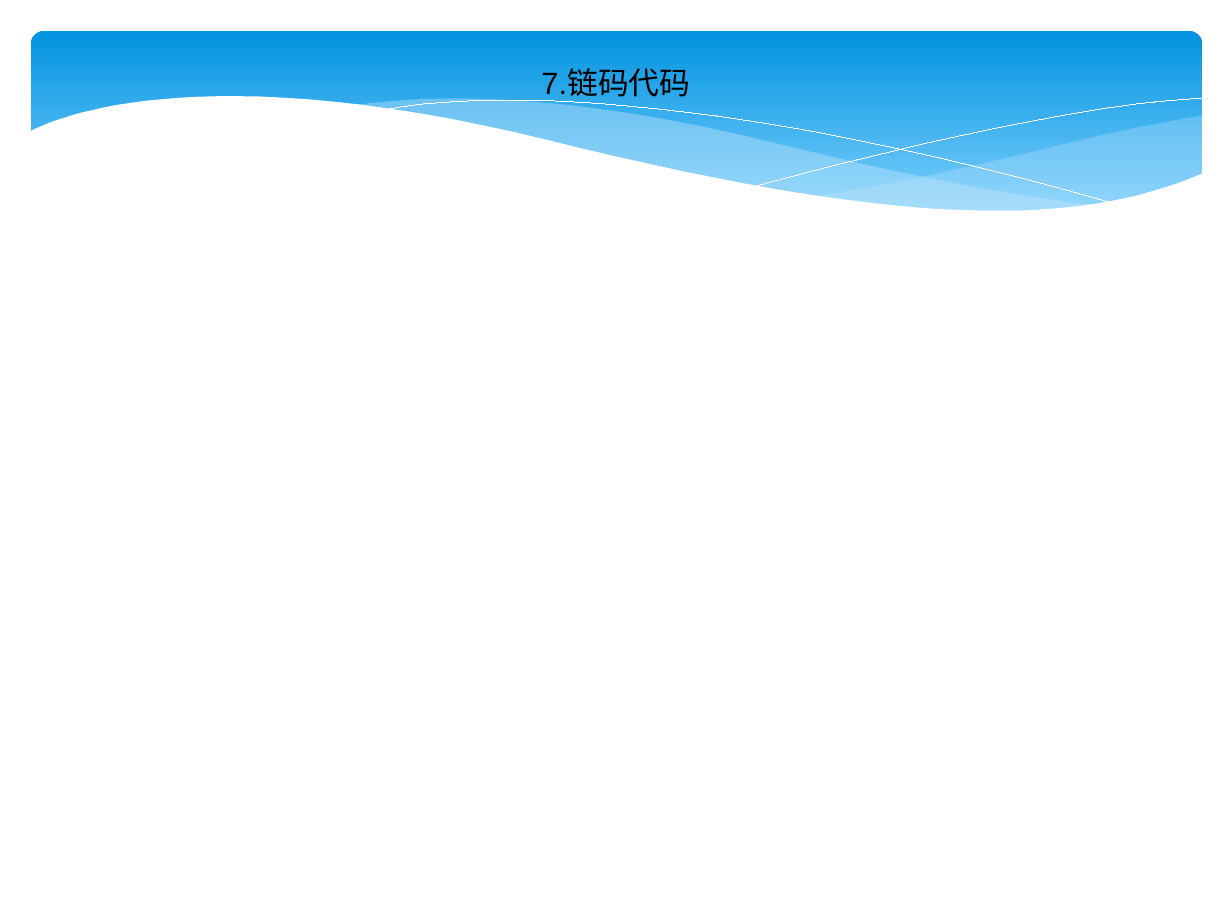
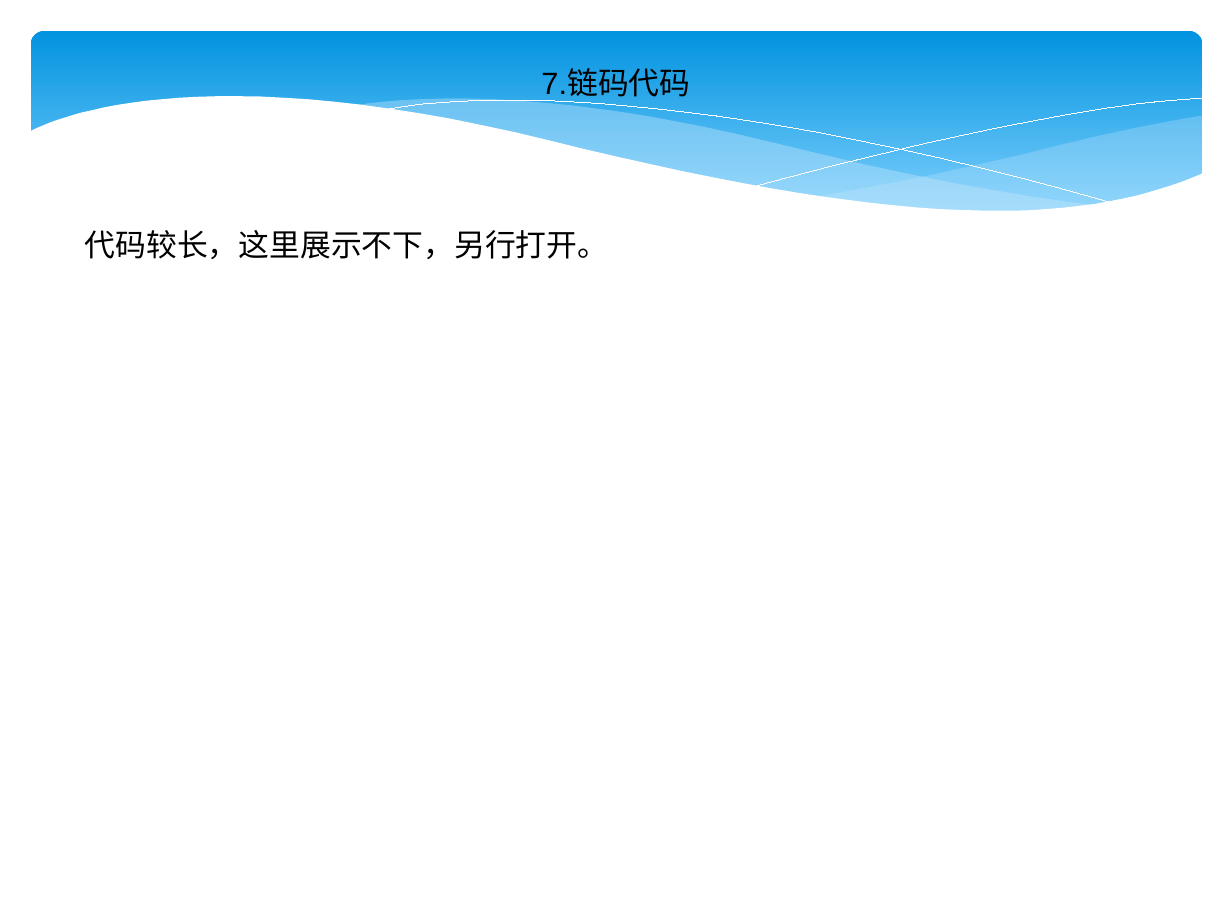
Before and after one commit to 382303784/hyperledger-fabric, a slide deck: slide 17 of fabric.ppt. Drawn at 1232x924 pixels with LibreOffice and Linux fonts; fonts in the diff are those of the drawing. Boxes give left, top, right and bottom in pixels: in the first picture for what was removed or moved away, otherwise in the second. Text is boxed around its words. In the diff, an @@ line names an element or a change of style, - is before the commit and + after.

```diff
--- a/fabric.ppt
+++ b/fabric.ppt
@@ text added at <box>85,230,609,259</box>, 18 pt, text #000000 @@
+代码较长，这里展示不下，另行打开。
```
Also in this commit, not shown: 8 other slides changed, 2 other files.
